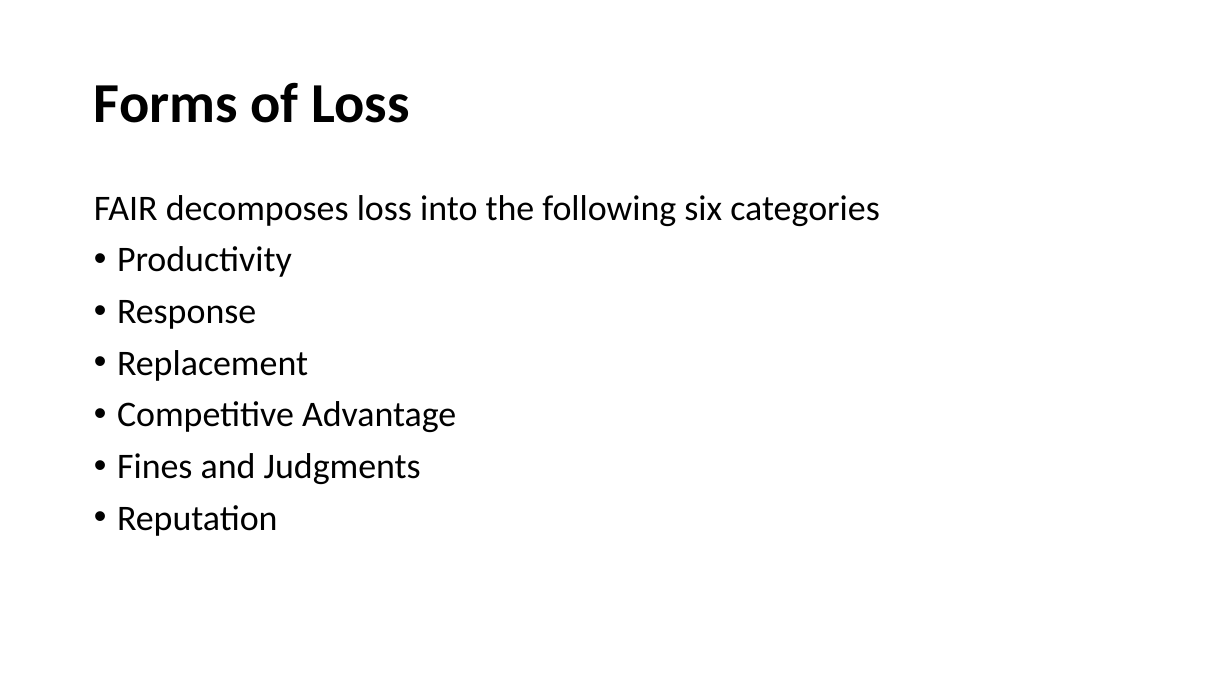
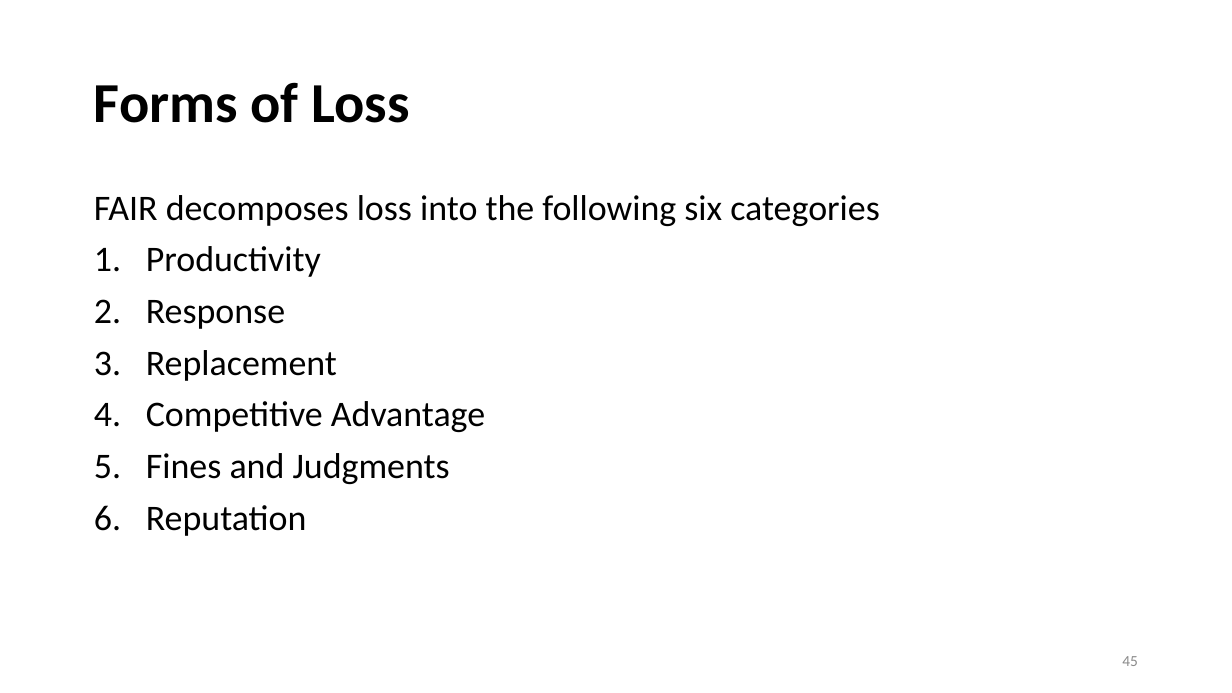
Before and after one commit to OSUso/FAIR-Open-Course, a slide deck: slide 45 of FAIR Open Course - Module 02 - The FAIR Model.pptx (slide 42 before the commit). Drawn at 1232x693 pixels with LibreOffice and Linux fonts; fonts in the diff are those of the drawing. Boxes give left, top, right and bottom in pixels: in the first picture for what was removed or moved away, otherwise in the second. Text is boxed around its words. In the diff, an @@ line names an element or a change of style, - is before the commit and + after.

```diff
--- a/FAIR Open Course - Module 02 - The FAIR Model.pptx
+++ b/FAIR Open Course - Module 02 - The FAIR Model.pptx
@@ text at box(146, 246, 485, 536): bullet • to 1. @@
@@ page number added at box(1122, 656, 1138, 666), 12 pt, text #8C8C8C @@
+45
```
Also in this commit, not shown: 62 other slides changed, 3 slides added, 2 other files.
